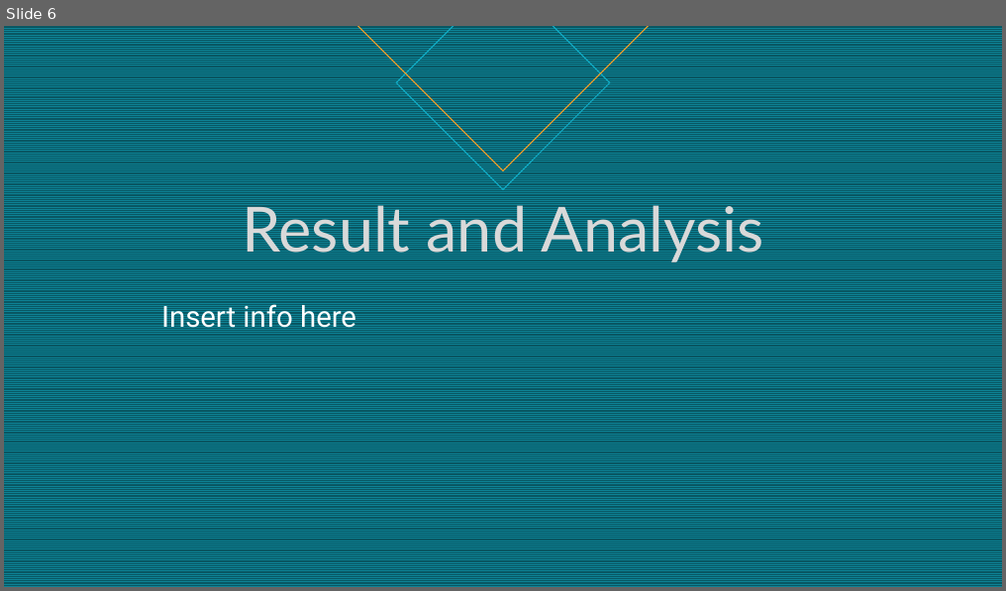
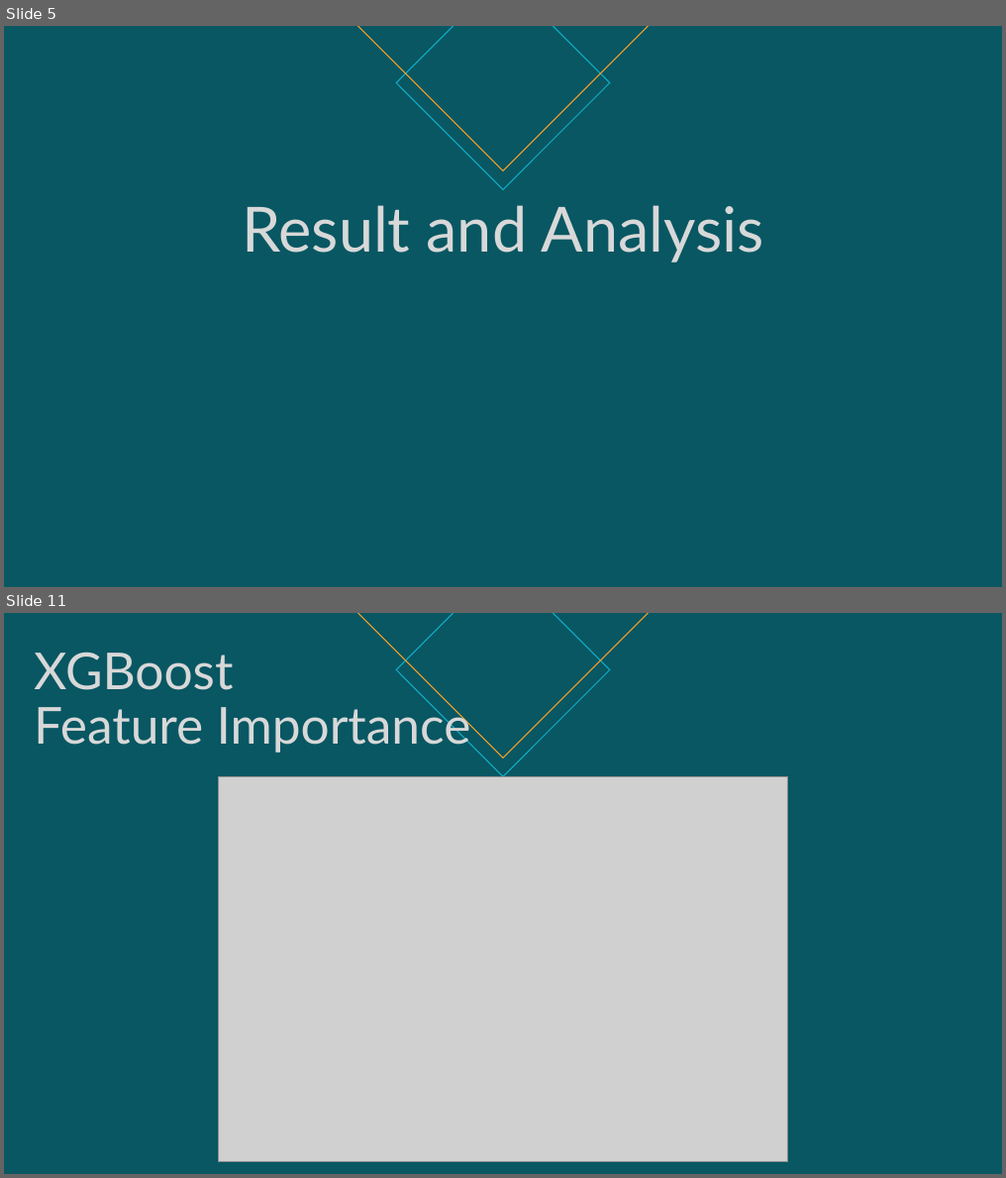
Before and after one commit to rtatat/bank-customer-churn, a slide deck: Bank Customer Churn Analysis.pptx. Shown one above the other, each under a label of ours: slide 6 before the commit, slides 5 and 11 after it; the slides between them are not shown. The pictures are 1006x591 and 1006x1178 pixels, drawn with LibreOffice and Linux fonts; fonts in the diff are those of the drawing; grey boxes stand for pictures. Boxes give left, top, right and bottom in pixels: in the first picture for what was removed or moved away, otherwise in the second. Text is boxed around its words. In the diff, an @@ line names an element or a change of style, - is before the commit and + after.

```diff
--- a/Bank Customer Churn Analysis.pptx
+++ b/Bank Customer Churn Analysis.pptx
@@ slide 11 added at bbox=[4, 613, 1002, 1174], background #085763 @@
@@ diamond added at bbox=[358, 613, 648, 758], outline #F59F26 1 pt @@
@@ diamond added at bbox=[396, 613, 610, 776], outline #11AEC7 1 pt @@
@@ title added at bbox=[34, 652, 471, 753], 49 pt, text #D8D8D8 @@
+XGBoost
+Feature Importance
@@ picture added at bbox=[218, 777, 788, 1162] @@
@@ what was slide 6 is now slide 5 @@
@@ slide 5 changed as well @@
@@ background pattern #0D8295 on #085764 to #085763 @@
@@ title "Result and Analysis" at bbox=[242, 205, 763, 263]: text colour #D9D9D9 to #D8D8D8 @@
@@ text removed at bbox=[161, 301, 356, 335] @@
-Insert info here
```
Also in this commit, not shown: 4 other slides changed, 7 other slides added, 4 slides removed.
